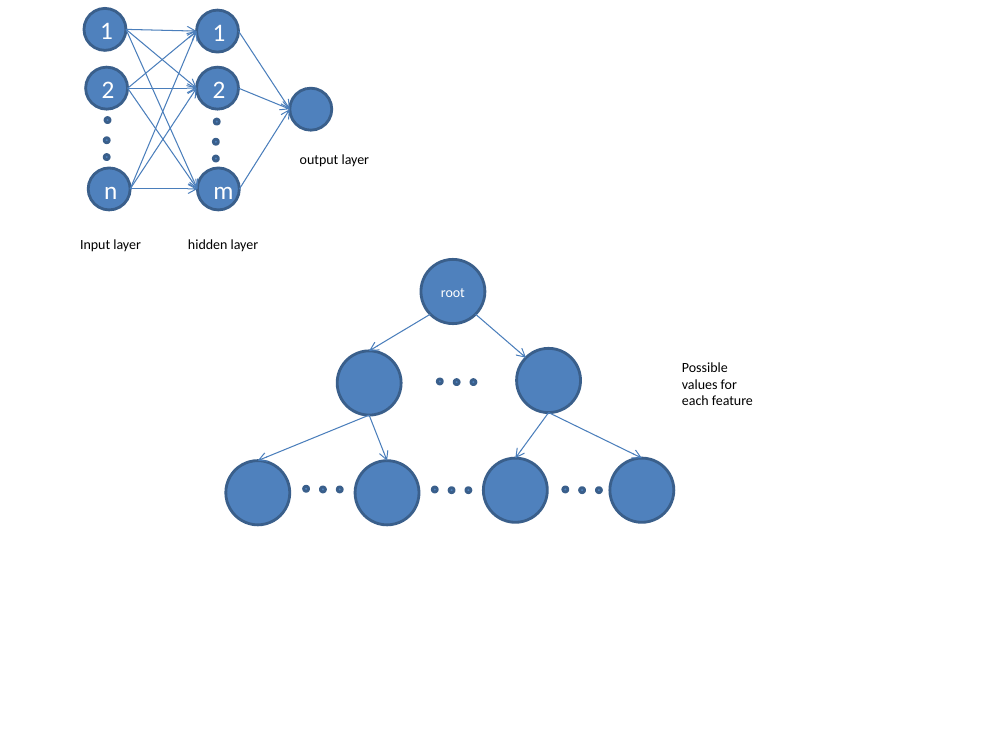
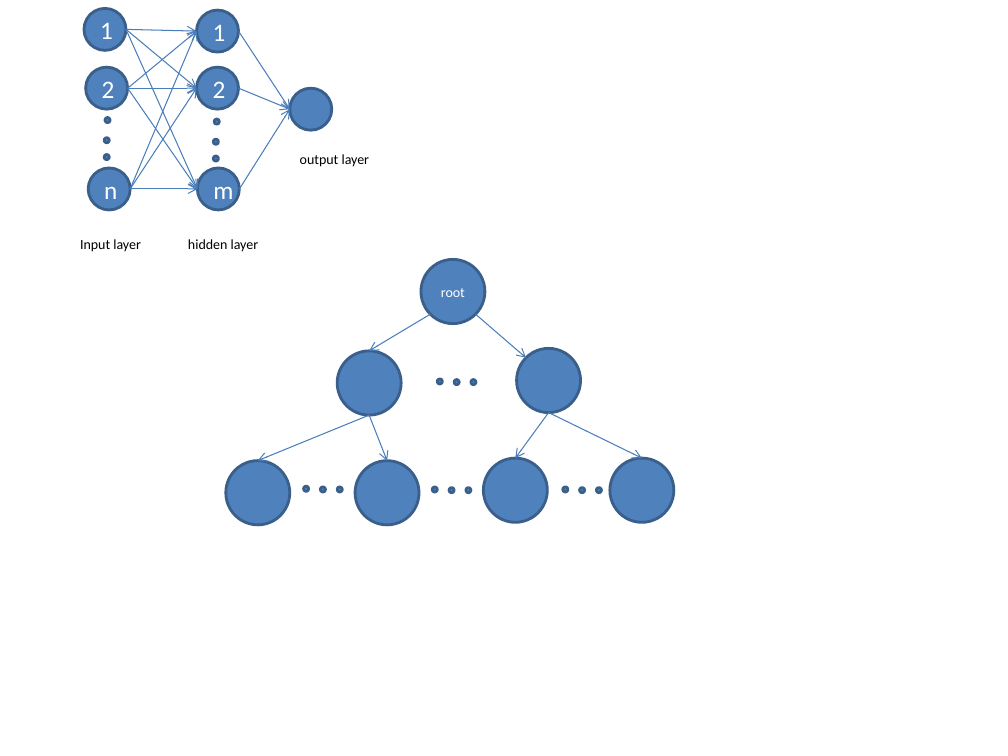
Before and after one commit to namoscato/cs1573-team-project, a slide deck: slide 1 of diagrams.pptx. Drawn at 1008x756 pixels with LibreOffice and Linux fonts; fonts in the diff are those of the drawing. Boxes give left, top, right and bottom in pixels: in the first picture for what was removed or moved away, otherwise in the second. Text is boxed around its words. In the diff, an @@ line names an element or a change of style, - is before the commit and + after.

Commit message:
diagrams changed i guess?

```diff
--- a/diagrams.pptx
+++ b/diagrams.pptx
@@ text removed at (x1=682, y1=362, x2=753, y2=405) @@
-Possible values for each feature
```
